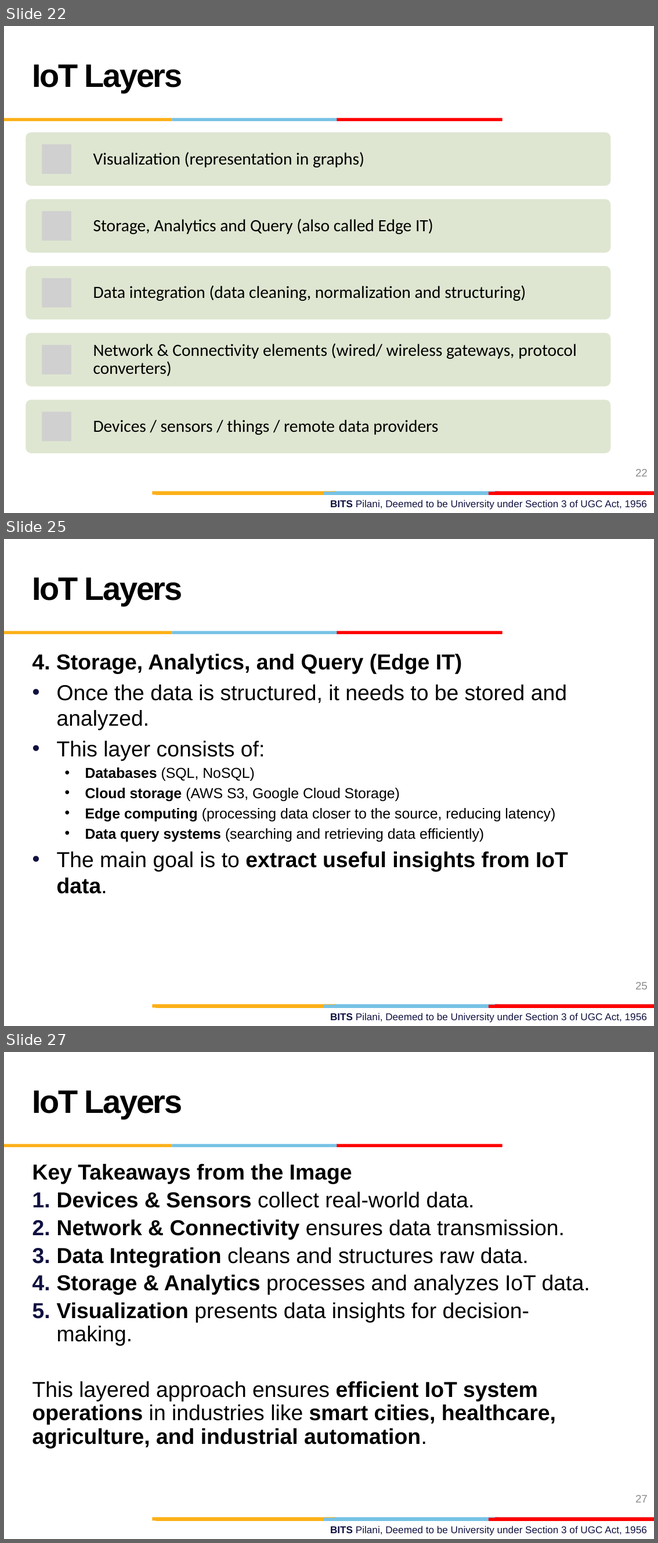
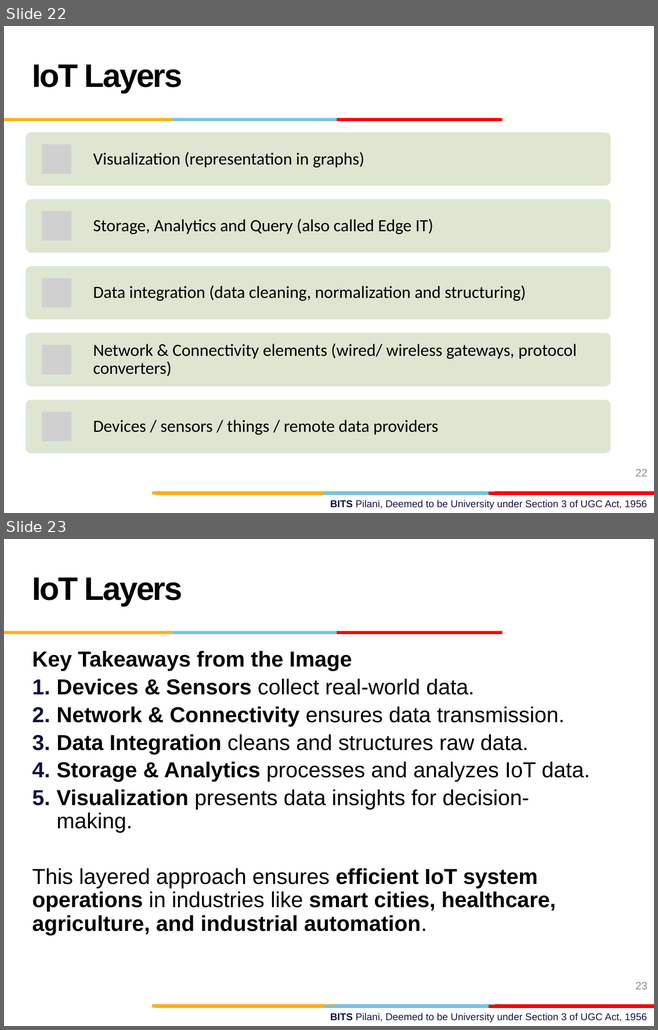
Before and after one commit to AbidKhan01ak/Mtech-7th-Sem, a slide deck: NEA/NEA.pptx. Shown one above the other, each under a label of ours: slides 22, 25 and 27 before the commit, slides 22 and 23 after it; the slides between them are not shown. The pictures are 658x1543 and 658x1030 pixels, drawn with LibreOffice and Linux fonts; fonts in the diff are those of the drawing; grey boxes stand for pictures; background and template pictures are left out. Boxes give left, top, right and bottom in pixels: in the first picture for what was removed or moved away, otherwise in the second. Text is boxed around its words. In the diff, an @@ line names an element or a change of style, - is before the commit and + after.

```diff
--- a/NEA/NEA.pptx
+++ b/NEA/NEA.pptx
@@ slide 25 removed at box(4, 539, 654, 1026), background #FFFFFF; not listed: 10 template elements that a slide beside it also shows @@
@@ text removed at box(32, 577, 183, 606) @@
-IoT Layers
@@ text removed at box(32, 654, 568, 894) @@
-4. Storage, Analytics, and Query (Edge IT)
-• Once the data is structured, it needs to be stored and analyzed.
-• This layer consists of:
-  • Databases (SQL, NoSQL)
-  • Cloud storage (AWS S3, Google Cloud Storage)
-  • Edge computing (processing data closer to the source, reducing latency)
-  • Data query systems (searching and retrieving data efficiently)
-• The main goal is to extract useful insights from IoT data.
@@ page number removed at box(635, 982, 647, 990) @@
-25
@@ what was slide 27 is now slide 23 @@
@@ page number at box(635, 982, 647, 990): text changed @@
-27
+23
```
Also in this commit, not shown: 4 slides changed, 13 slides added, 35 other slides removed.
